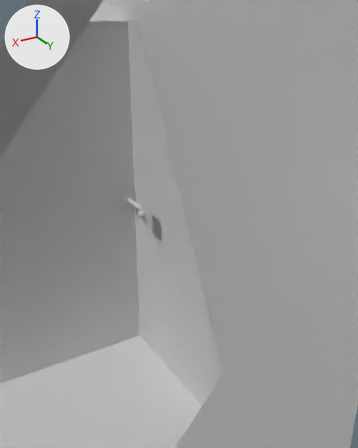
Before and after pictures for a commit that changed the COLLADA model build/assetpacker/assets/gameplay/goodshit.dae.
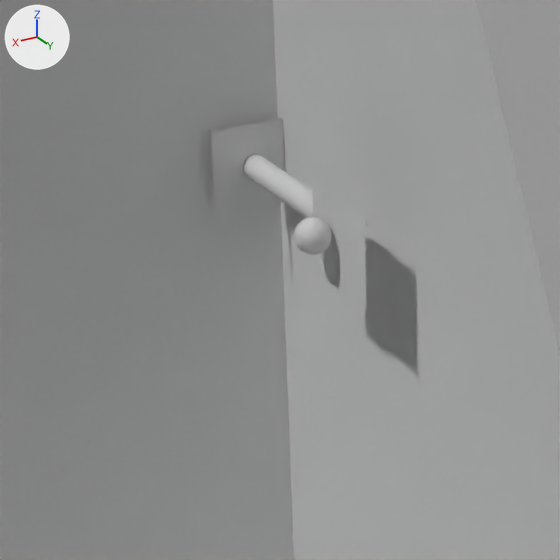
Each version appears first from a 50 mm lens placed at (2.37, 5.11, 2.1), pointed at (-0.36, 0.55, -0.18), and next in a close-up on the part from 22% to 53% of the width and 37% to 62% of the height. Arrows for +X, +Y and +Z are at upper left; the lights stay in place. Everything nearer to the camera than a plane just in front of the edit is cut away.

Objects in the first close-up: 'Plane', 'ball', 'cage', 'house', 'racket', 'shock'.
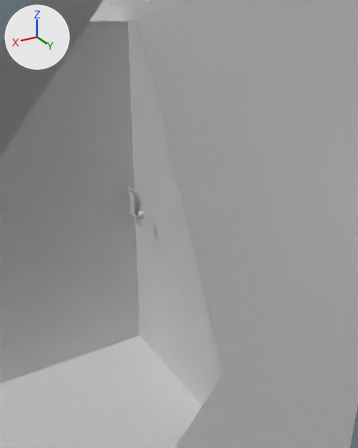
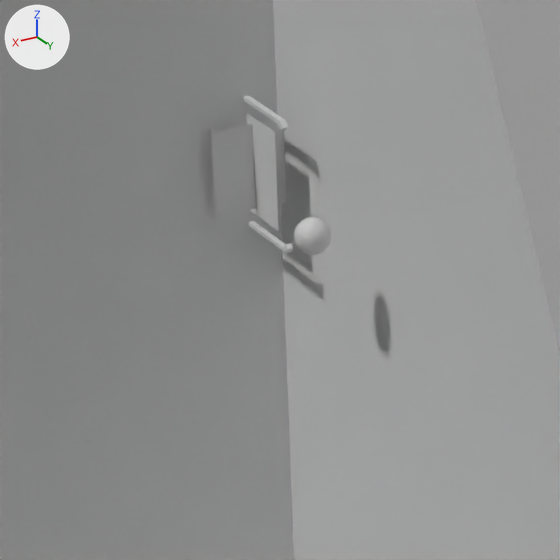
Commit message: replaced racket with handracket

The change in detail:
me_plane has 4 vertices, 2 faces and spans x 0.039, y 0.384..0.634, z -0.125..0.125.
me_plane is used by ob_shock; location (0.0, 0.0, 0.0).
me_plane part 1: the whole mesh is moved by (-0.038, -0.512, 0.0).
me_cylinder is used by ob_racket; location (0.0, 0.0, 0.0).
me_cylinder had 186 vertices, 368 faces and spanned x -0.03..0.03, y -0.016..0.519, z -0.055..0.055.
me_cylinder now has 32 vertices, 60 faces and spans x -0.007..0.007, y -0.171..0.18, z -0.163..0.169.
me_cylinder part 2: the whole mesh is rebuilt.
me_cylinder part 3: the surface is now shaded flat.

Changed parts and their boxes (x1, y1, x2, y2) in the close-ups (560 x 560 px):
'shock', mesh moved: before (312, 169, 367, 310); after (247, 114, 279, 231)
'racket', reshaped: before (243, 154, 368, 251); after (243, 96, 293, 253)
part 2 of me_cylinder, cut back: before (243, 154, 368, 251); after (243, 96, 293, 253)
